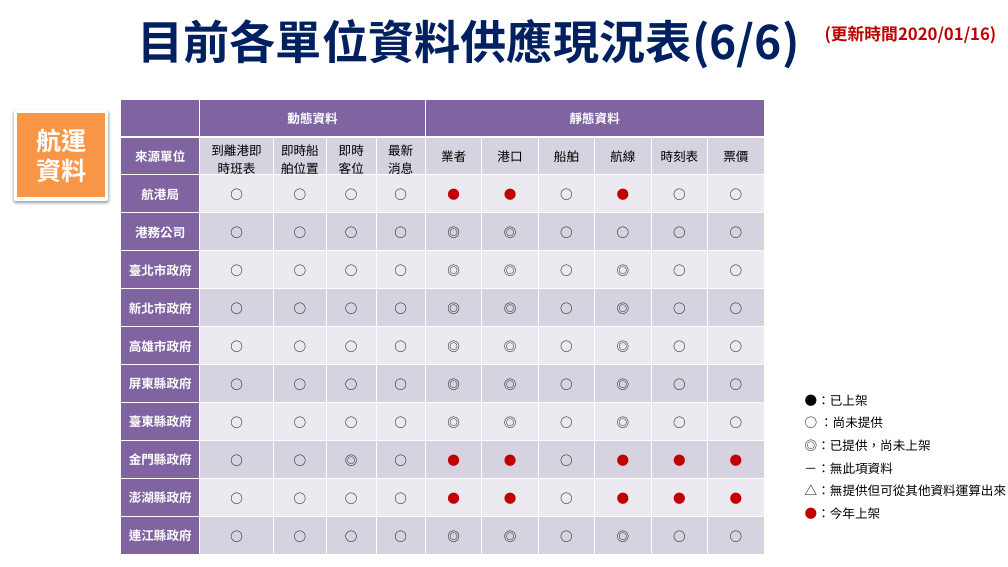
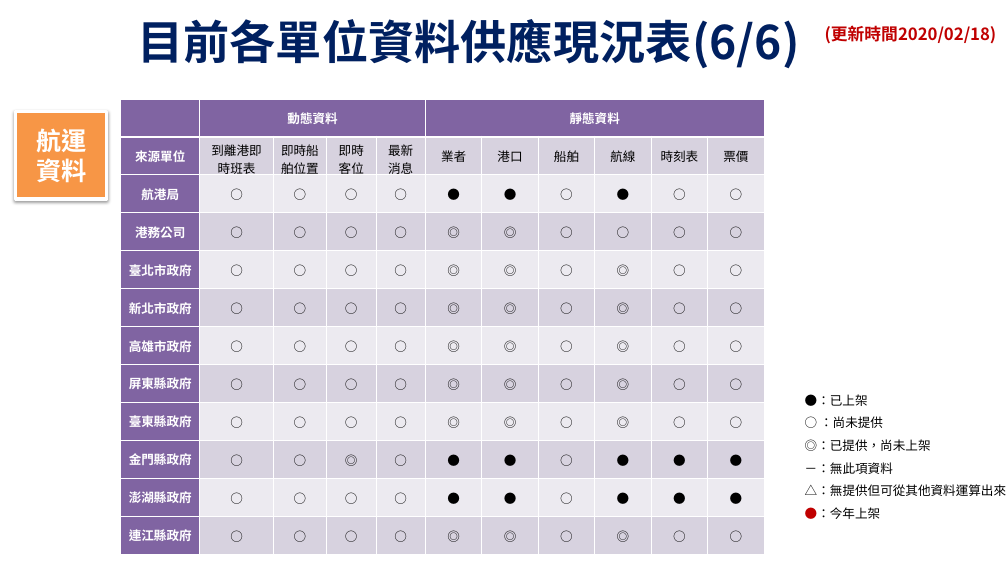
Before and after one commit to ptxmotc/data-provide-status, a slide deck: slide 6 of 各單位資料供應現況表.pptx. Drawn at 1008x567 pixels with LibreOffice and Linux fonts; fonts in the diff are those of the drawing; background and template pictures are left out. Boxes give left, top, right and bottom in pixels: in the first picture for what was removed or moved away, otherwise in the second. Text is boxed around its words. In the diff, an @@ line names an element or a change of style, - is before the commit and + after.

```diff
--- a/各單位資料供應現況表.pptx
+++ b/各單位資料供應現況表.pptx
@@ text at [825,25,997,44]: text changed @@
-(更新時間2020/01/16)
+(更新時間2020/02/18)
@@ table at [121,99,765,554] @@
@@ text colour #C00000 to #000000 in "●", "●", "●", "●" and 9 more places @@
```
Also in this commit, not shown: 5 other slides changed, 1 other file.
